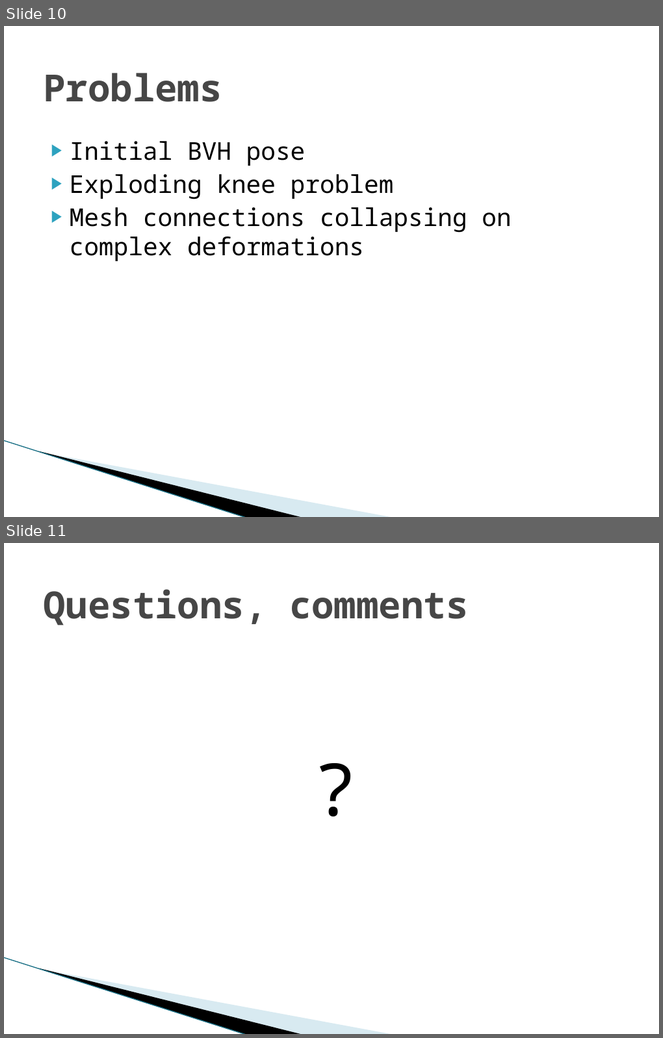
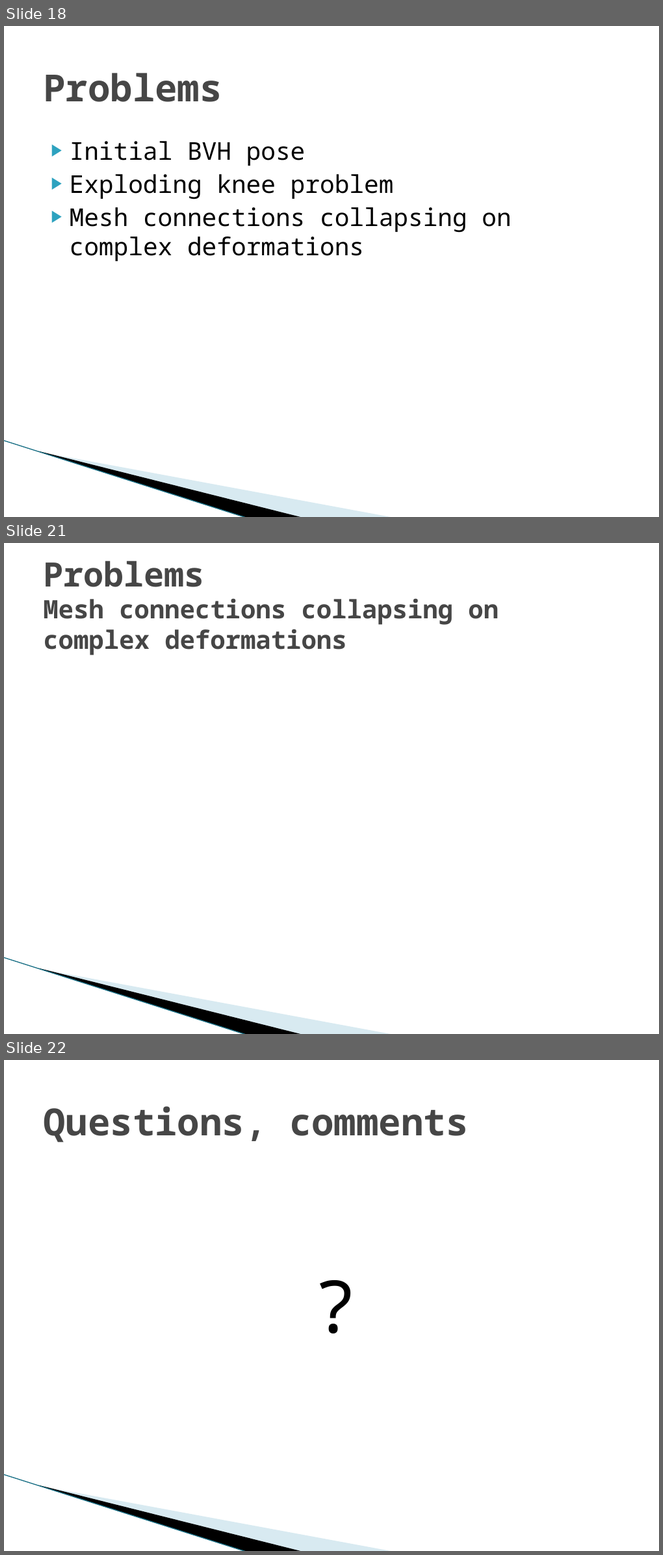
Before and after one commit to hobama/cvg01, a slide deck: docs/Presentation/Presentation.pptx. Shown one above the other, each under a label of ours: slides 10 and 11 before the commit, slides 18, 21 and 22 after it; the slides between them are not shown. The pictures are 663x1038 and 663x1555 pixels, drawn with LibreOffice and Linux fonts; fonts in the diff are those of the drawing; background and template pictures are left out. Boxes give left, top, right and bottom in pixels: in the first picture for what was removed or moved away, otherwise in the second. Text is boxed around its words. In the diff, an @@ line names an element or a change of style, - is before the commit and + after.

```diff
--- a/docs/Presentation/Presentation.pptx
+++ b/docs/Presentation/Presentation.pptx
@@ slide 21 added at (x1=4, y1=543, x2=659, y2=1034), background #FFFFFF; not listed: 3 template elements that a slide beside it also shows @@
@@ title added at (x1=43, y1=561, x2=499, y2=655), 27.9 pt, text #464646, bold @@
+Problems
+Mesh connections collapsing on complex deformations
@@ what was slide 10 is now slide 18 @@
@@ what was slide 11 is now slide 22 @@
```
Also in this commit, not shown: 4 slides changed, 10 other slides added.
